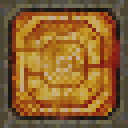
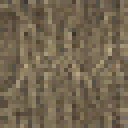
Layer changes from the first 128x128 image to the second:
added layer "Layer 4" in group "Acacia" over [0, 0, 128, 128]
